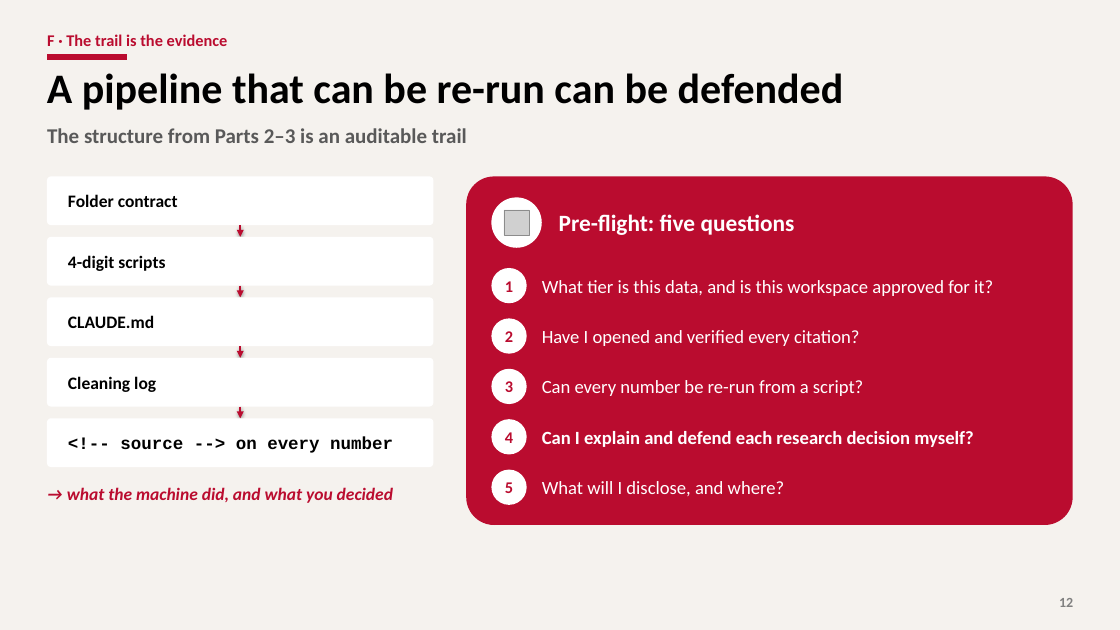
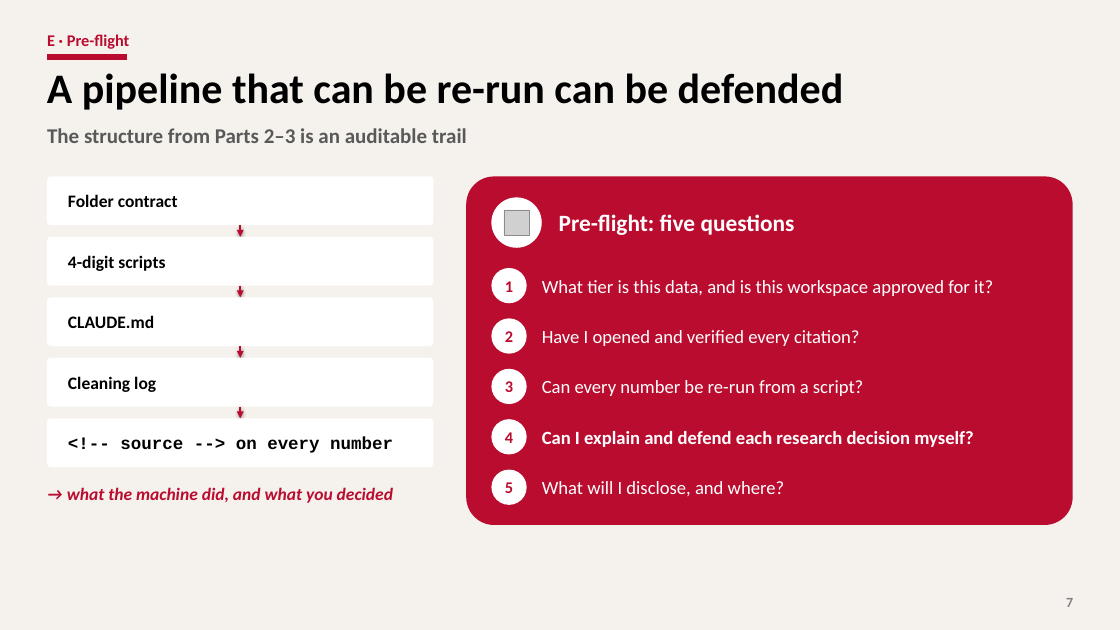
Before and after one commit to YungChun0303/ai_workshop_edu, a slide deck: slide 7 of part4_ethics/slides/part4_ethics.pptx (slide 12 before the commit). Drawn at 1120x630 pixels with LibreOffice and Linux fonts; fonts in the diff are those of the drawing; grey boxes stand for pictures; background and template pictures are left out. Boxes give left, top, right and bottom in pixels: in the first picture for what was removed or moved away, otherwise in the second. Text is boxed around its words. In the diff, an @@ line names an element or a change of style, - is before the commit and + after.

```diff
--- a/part4_ethics/slides/part4_ethics.pptx
+++ b/part4_ethics/slides/part4_ethics.pptx
@@ text at [47,34,130,49]: text changed @@
-F · The trail is the evidence
+E · Pre-flight
@@ page number at [1066,598,1073,607]: text changed @@
-12
+7
```
Also in this commit, not shown: 10 other slides changed, 1 other file.
